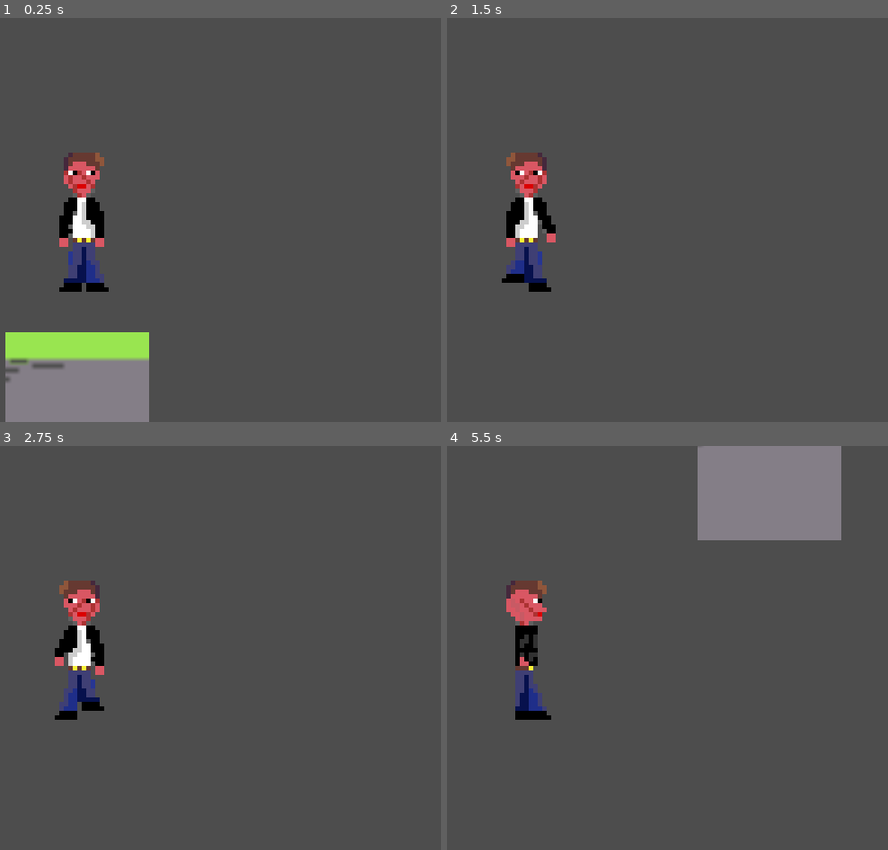
Above: before the commit, frames 1-4 (two rows, left to right).
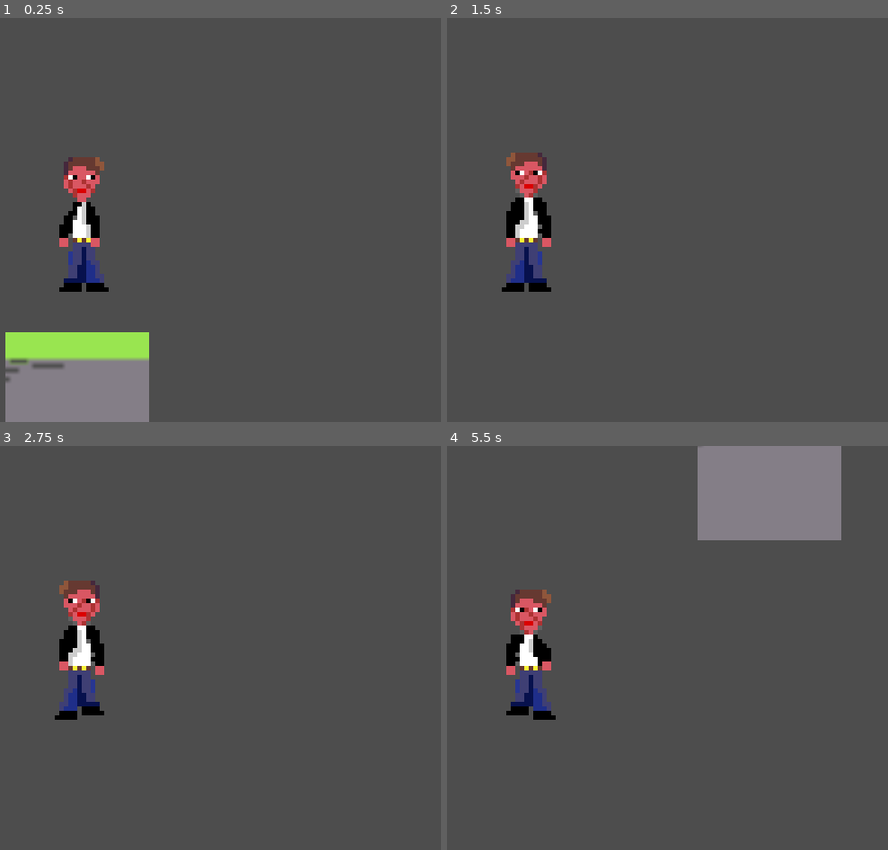
Above: after the commit, the same moments.

Repository: onlybiolo/Scheo_Game_Beta
Game: Godot game, scene res://Scena1.tscn
Two runs of this game, one before a commit and one after it. Both use one fixed random seed, a clock stepped at 60 frames per second and the inputs below.
Inputs:
- Up to frame 1 (0.25 s): no input
- Up to frame 2 (1.5 s): hold A (ui_right) 0.53-1.28 s; hold Shift (run) 0.53-1.28 s; tap C (crouch) at 0.6 s; hold S (ui_down) from 1.28 s (still down); tap Shift (run) at 1.35 s
- Up to frame 3 (2.75 s): tap C (crouch) at 1.55, 2.1 s; release S (ui_down) at 2.03 s; hold A (ui_right) from 2.03 s (still down); hold Shift (run) from 2.03 s (still down)
- Up to frame 4 (5.5 s): release A (ui_right) at 2.78 s; release Shift (run) at 2.78 s; hold W (ui_up) 2.78-3.53 s; tap Shift (run) at 2.85, 4.35 s; tap C (crouch) at 3.05, 3.6, 4.55, 5.1 s; hold Shift (run) 3.53-4.28 s; hold D (ui_left) 3.53-5.03 s; hold S (ui_down) from 5.03 s (still down); hold Shift (run) from 5.03 s (still down)

The runs differ from the first frame. In frame 1, 1.0% of the frame differs, in the area x 13-24%, y 33-57%; in frame 2, 0.4%; in frame 3, 0.3%; in frame 4, 2.2%, in the area x 13-25%, y 33-68%.

Commit message:
V0.1.1 - aggiunte altre animazioni

Diff:
--- a/Cash_Movement.gd
+++ b/Cash_Movement.gd
@@ -79,7 +79,7 @@
 	match last_direction:
 		"down": anim.play("idle_breathe_down")
 		"side": anim.play("idle_breathe_side")
-		"up":   pass  # niente breathe di schiena, torna idle normale
+		"up":   anim.play("idle_up_breathe")
 	await anim.animation_finished
 	is_breathing = false
 	idle_timer = 0.0
@@ -143,9 +143,9 @@
 # idle_side           — fermo, guarda di lato, dondolio leggero - done
 #
 # --- IDLE BREATHE (dopo 4 sec fermo) — 8 frame ---
-# idle_breathe_down   — respiro profondo frontale, più vivo dell'idle - to do
-# idle_breathe_side   — respiro profondo laterale - to do
-# (idle_up non ha breathe — di schiena non si vede su 32x32)
+# idle_breathe_down   — respiro profondo frontale, più vivo dell'idle - done
+# idle_breathe_side   — respiro profondo laterale - done
+# idle_up_breathe - done
 #
 # --- WALK (cammina) — 8 frame ---
 # walk_down           — ciclo camminata frontale, braccia oscillano - done
@@ -153,7 +153,7 @@
 # walk_side           — ciclo camminata laterale, braccia oscillano - done
 #
 # --- RUN (corre) — 6 frame ---
-# run_down            — corpo inclinato in avanti, stride ampio - to do
+# run_down            — corpo inclinato in avanti, stride ampio - done
 # run_up              — stesso di schiena, gambe più aperte - to do
 # run_side            — corpo inclinato, stride più largo del walk - to do
 #
--- a/Scena1.tscn
+++ b/Scena1.tscn
@@ -9,6 +9,10 @@
 [ext_resource type="Texture2D" uid="uid://bx81bb6o31qll" path="res://Sprites/Cash/Cash_idle_animation_back-export.png" id="4_dvpqm"]
 [ext_resource type="Texture2D" uid="uid://ceayailfgthbg" path="res://Sprites/Cash/idle_animation_side-export.png" id="4_lnxmp"]
 [ext_resource type="Texture2D" uid="uid://d3bu43akk6s14" path="res://Sprites/Cash/Scheo_walk_animation_back-Sheet.png" id="5_3e4jv"]
+[ext_resource type="Texture2D" uid="uid://bjyqgi6qsijbn" path="res://Sprites/Cash/idle_static_side.png" id="6_eey64"]
+[ext_resource type="Texture2D" uid="uid://cukluqicvs4p7" path="res://Sprites/Cash/cash_idle_static-Sheet.png" id="6_xf6r3"]
+[ext_resource type="Texture2D" uid="uid://vkywg4uhvbtj" path="res://Sprites/Cash/back_idle_static.png" id="8_a3lxg"]
+[ext_resource type="Texture2D" uid="uid://b40apsqtnbwdl" path="res://Sprites/Cash/running_front_cash-Sheet.png" id="10_kxnd8"]
 
 [sub_resource type="RectangleShape2D" id="RectangleShape2D_1tfox"]
 size = Vector2(32, 32)
@@ -77,6 +81,74 @@
 atlas = ExtResource("4_lnxmp")
 region = Rect2(64, 0, 32, 32)
 
+[sub_resource type="AtlasTexture" id="AtlasTexture_xfdc7"]
+atlas = ExtResource("6_xf6r3")
+region = Rect2(0, 0, 32, 32)
+
+[sub_resource type="AtlasTexture" id="AtlasTexture_533db"]
+atlas = ExtResource("6_xf6r3")
+region = Rect2(32, 0, 32, 32)
+
+[sub_resource type="AtlasTexture" id="AtlasTexture_p7qqq"]
+atlas = ExtResource("6_xf6r3")
+region = Rect2(64, 0, 32, 32)
+
+[sub_resource type="AtlasTexture" id="AtlasTexture_m0bt2"]
+atlas = ExtResource("6_xf6r3")
+region = Rect2(96, 0, 32, 32)
+
+[sub_resource type="AtlasTexture" id="AtlasTexture_1dlxv"]
+atlas = ExtResource("6_xf6r3")
+region = Rect2(128, 0, 32, 32)
+
+[sub_resource type="AtlasTexture" id="AtlasTexture_wpsyu"]
+atlas = ExtResource("6_xf6r3")
+region = Rect2(160, 0, 32, 32)
+
+[sub_resource type="AtlasTexture" id="AtlasTexture_sed5o"]
+atlas = ExtResource("6_eey64")
+region = Rect2(0, 0, 32, 32)
+
+[sub_resource type="AtlasTexture" id="AtlasTexture_07vxj"]
+atlas = ExtResource("6_eey64")
+region = Rect2(64, 0, 32, 32)
+
+[sub_resource type="AtlasTexture" id="AtlasTexture_pyj1v"]
+atlas = ExtResource("8_a3lxg")
+region = Rect2(0, 0, 32, 32)
+
+[sub_resource type="AtlasTexture" id="AtlasTexture_tl3nx"]
+atlas = ExtResource("8_a3lxg")
+region = Rect2(32, 0, 32, 32)
+
+[sub_resource type="AtlasTexture" id="AtlasTexture_lajck"]
+atlas = ExtResource("8_a3lxg")
+region = Rect2(64, 0, 32, 32)
+
+[sub_resource type="AtlasTexture" id="AtlasTexture_24xet"]
+atlas = ExtResource("8_a3lxg")
+region = Rect2(96, 0, 32, 32)
+
+[sub_resource type="AtlasTexture" id="AtlasTexture_y2c7y"]
+atlas = ExtResource("8_a3lxg")
+region = Rect2(128, 0, 32, 32)
+
+[sub_resource type="AtlasTexture" id="AtlasTexture_fmtso"]
+atlas = ExtResource("8_a3lxg")
+region = Rect2(160, 0, 32, 32)
+
+[sub_resource type="AtlasTexture" id="AtlasTexture_c3kuc"]
+atlas = ExtResource("8_a3lxg")
+region = Rect2(192, 0, 32, 32)
+
+[sub_resource type="AtlasTexture" id="AtlasTexture_887q0"]
+atlas = ExtResource("8_a3lxg")
+region = Rect2(224, 0, 32, 32)
+
+[sub_resource type="AtlasTexture" id="AtlasTexture_hkrnb"]
+atlas = ExtResource("8_a3lxg")
+region = Rect2(256, 0, 32, 32)
+
 [sub_resource type="AtlasTexture" id="AtlasTexture_vfn8q"]
 atlas = ExtResource("4_dvpqm")
 region = Rect2(0, 0, 32, 32)
@@ -88,6 +160,82 @@
 [sub_resource type="AtlasTexture" id="AtlasTexture_3jl1j"]
 atlas = ExtResource("4_dvpqm")
 region = Rect2(64, 0, 32, 32)
+
+[sub_resource type="AtlasTexture" id="AtlasTexture_pgort"]
+atlas = ExtResource("10_kxnd8")
+region = Rect2(0, 0, 32, 32)
+
+[sub_resource type="AtlasTexture" id="AtlasTexture_st1l0"]
+atlas = ExtResource("10_kxnd8")
+region = Rect2(32, 0, 32, 32)
+
+[sub_resource type="AtlasTexture" id="AtlasTexture_0p6vi"]
+atlas = ExtResource("10_kxnd8")
+region = Rect2(64, 0, 32, 32)
+
+[sub_resource type="AtlasTexture" id="AtlasTexture_wnmq0"]
+atlas = ExtResource("10_kxnd8")
+region = Rect2(96, 0, 32, 32)
+
+[sub_resource type="AtlasTexture" id="AtlasTexture_un4la"]
+atlas = ExtResource("10_kxnd8")
+region = Rect2(128, 0, 32, 32)
+
+[sub_resource type="AtlasTexture" id="AtlasTexture_fci30"]
+atlas = ExtResource("10_kxnd8")
+region = Rect2(160, 0, 32, 32)
+
+[sub_resource type="AtlasTexture" id="AtlasTexture_u5twu"]
+atlas = ExtResource("10_kxnd8")
+region = Rect2(192, 0, 32, 32)
+
+[sub_resource type="AtlasTexture" id="AtlasTexture_c5q5n"]
+atlas = ExtResource("10_kxnd8")
+region = Rect2(224, 0, 32, 32)
+
+[sub_resource type="AtlasTexture" id="AtlasTexture_oyegs"]
+atlas = ExtResource("10_kxnd8")
+region = Rect2(256, 0, 32, 32)
+
+[sub_resource type="AtlasTexture" id="AtlasTexture_1h4i1"]
+atlas = ExtResource("10_kxnd8")
+region = Rect2(288, 0, 32, 32)
+
+[sub_resource type="AtlasTexture" id="AtlasTexture_8hkfu"]
+atlas = ExtResource("10_kxnd8")
+region = Rect2(320, 0, 32, 32)
+
+[sub_resource type="AtlasTexture" id="AtlasTexture_njx6a"]
+atlas = ExtResource("10_kxnd8")
+region = Rect2(352, 0, 32, 32)
+
+[sub_resource type="AtlasTexture" id="AtlasTexture_4xrju"]
+atlas = ExtResource("10_kxnd8")
+region = Rect2(384, 0, 32, 32)
+
+[sub_resource type="AtlasTexture" id="AtlasTexture_r51t6"]
+atlas = ExtResource("10_kxnd8")
+region = Rect2(416, 0, 32, 32)
+
+[sub_resource type="AtlasTexture" id="AtlasTexture_e1jes"]
+atlas = ExtResource("10_kxnd8")
+region = Rect2(448, 0, 32, 32)
+
+[sub_resource type="AtlasTexture" id="AtlasTexture_b1nej"]
+atlas = ExtResource("10_kxnd8")
+region = Rect2(480, 0, 32, 32)
+
+[sub_resource type="AtlasTexture" id="AtlasTexture_8qm3y"]
+atlas = ExtResource("10_kxnd8")
+region = Rect2(512, 0, 32, 32)
+
+[sub_resource type="AtlasTexture" id="AtlasTexture_vax6o"]
+atlas = ExtResource("10_kxnd8")
+region = Rect2(544, 0, 32, 32)
+
+[sub_resource type="AtlasTexture" id="AtlasTexture_n4ryl"]
+atlas = ExtResource("10_kxnd8")
+region = Rect2(576, 0, 32, 32)
 
 [sub_resource type="AtlasTexture" id="AtlasTexture_imglc"]
 atlas = ExtResource("4_7jabc")
@@ -212,43 +360,171 @@
 "duration": 1.0,
 "texture": SubResource("AtlasTexture_6oxcm")
 }],
+"loop": false,
+"name": &"idle_breathe_down",
+"speed": 3.0
+}, {
+"frames": [{
+"duration": 1.0,
+"texture": SubResource("AtlasTexture_ib8fm")
+}, {
+"duration": 1.0,
+"texture": SubResource("AtlasTexture_a3n80")
+}, {
+"duration": 1.0,
+"texture": SubResource("AtlasTexture_ib8fm")
+}, {
+"duration": 1.0,
+"texture": SubResource("AtlasTexture_g01yv")
+}],
+"loop": false,
+"name": &"idle_breathe_side",
+"speed": 3.0
+}, {
+"frames": [{
+"duration": 1.0,
+"texture": SubResource("AtlasTexture_xfdc7")
+}, {
+"duration": 1.0,
+"texture": SubResource("AtlasTexture_533db")
+}, {
+"duration": 1.0,
+"texture": SubResource("AtlasTexture_p7qqq")
+}, {
+"duration": 1.0,
+"texture": SubResource("AtlasTexture_m0bt2")
+}, {
+"duration": 1.0,
+"texture": SubResource("AtlasTexture_1dlxv")
+}, {
+"duration": 1.0,
+"texture": SubResource("AtlasTexture_wpsyu")
+}],
 "loop": true,
 "name": &"idle_down",
-"speed": 3.0
-}, {
-"frames": [{
-"duration": 1.0,
-"texture": SubResource("AtlasTexture_ib8fm")
-}, {
-"duration": 1.0,
-"texture": SubResource("AtlasTexture_a3n80")
-}, {
-"duration": 1.0,
-"texture": SubResource("AtlasTexture_ib8fm")
-}, {
-"duration": 1.0,
-"texture": SubResource("AtlasTexture_g01yv")
+"speed": 2.0
+}, {
+"frames": [{
+"duration": 1.0,
+"texture": SubResource("AtlasTexture_sed5o")
+}, {
+"duration": 1.0,
+"texture": SubResource("AtlasTexture_07vxj")
 }],
 "loop": true,
 "name": &"idle_side",
-"speed": 3.0
-}, {
-"frames": [{
-"duration": 1.0,
-"texture": SubResource("AtlasTexture_vfn8q")
-}, {
-"duration": 1.0,
-"texture": SubResource("AtlasTexture_471b8")
-}, {
-"duration": 1.0,
-"texture": SubResource("AtlasTexture_vfn8q")
-}, {
-"duration": 1.0,
-"texture": SubResource("AtlasTexture_3jl1j")
+"speed": 0.5
+}, {
+"frames": [{
+"duration": 1.0,
+"texture": SubResource("AtlasTexture_pyj1v")
+}, {
+"duration": 1.0,
+"texture": SubResource("AtlasTexture_tl3nx")
+}, {
+"duration": 1.0,
+"texture": SubResource("AtlasTexture_lajck")
+}, {
+"duration": 1.0,
+"texture": SubResource("AtlasTexture_24xet")
+}, {
+"duration": 1.0,
+"texture": SubResource("AtlasTexture_y2c7y")
+}, {
+"duration": 1.0,
+"texture": SubResource("AtlasTexture_fmtso")
+}, {
+"duration": 1.0,
+"texture": SubResource("AtlasTexture_c3kuc")
+}, {
+"duration": 1.0,
+"texture": SubResource("AtlasTexture_887q0")
+}, {
+"duration": 1.0,
+"texture": SubResource("AtlasTexture_hkrnb")
 }],
 "loop": true,
 "name": &"idle_up",
-"speed": 3.0
+"speed": 2.0
+}, {
+"frames": [{
+"duration": 1.0,
+"texture": SubResource("AtlasTexture_vfn8q")
+}, {
+"duration": 1.0,
+"texture": SubResource("AtlasTexture_471b8")
+}, {
+"duration": 1.0,
+"texture": SubResource("AtlasTexture_vfn8q")
+}, {
+"duration": 1.0,
+"texture": SubResource("AtlasTexture_3jl1j")
+}],
+"loop": false,
+"name": &"idle_up_breathe",
+"speed": 2.0
+}, {
+"frames": [{
+"duration": 1.0,
+"texture": SubResource("AtlasTexture_pgort")
+}, {
+"duration": 1.0,
+"texture": SubResource("AtlasTexture_st1l0")
+}, {
+"duration": 1.0,
+"texture": SubResource("AtlasTexture_0p6vi")
+}, {
+"duration": 1.0,
+"texture": SubResource("AtlasTexture_wnmq0")
+}, {
+"duration": 1.0,
+"texture": SubResource("AtlasTexture_un4la")
+}, {
+"duration": 1.0,
+"texture": SubResource("AtlasTexture_fci30")
+}, {
+"duration": 1.0,
+"texture": SubResource("AtlasTexture_u5twu")
+}, {
+"duration": 1.0,
+"texture": SubResource("AtlasTexture_c5q5n")
+}, {
+"duration": 1.0,
+"texture": SubResource("AtlasTexture_oyegs")
+}, {
+"duration": 1.0,
+"texture": SubResource("AtlasTexture_1h4i1")
+}, {
+"duration": 1.0,
+"texture": SubResource("AtlasTexture_8hkfu")
+}, {
+"duration": 1.0,
+"texture": SubResource("AtlasTexture_njx6a")
+}, {
+"duration": 1.0,
+"texture": SubResource("AtlasTexture_4xrju")
+}, {
+"duration": 1.0,
+"texture": SubResource("AtlasTexture_r51t6")
+}, {
+"duration": 1.0,
+"texture": SubResource("AtlasTexture_e1jes")
+}, {
+"duration": 1.0,
+"texture": SubResource("AtlasTexture_b1nej")
+}, {
+"duration": 1.0,
+"texture": SubResource("AtlasTexture_8qm3y")
+}, {
+"duration": 1.0,
+"texture": SubResource("AtlasTexture_vax6o")
+}, {
+"duration": 1.0,
+"texture": SubResource("AtlasTexture_n4ryl")
+}],
+"loop": true,
+"name": &"run_down",
+"speed": 18.0
 }, {
 "frames": [{
 "duration": 1.0,
@@ -372,7 +648,7 @@
 [node name="Player" type="AnimatedSprite2D" parent="CharacterBody2D" unique_id=1008647551]
 texture_filter = 1
 sprite_frames = SubResource("SpriteFrames_3e4jv")
-animation = &"crouch_up_side"
+animation = &"run_down"
 
 [node name="Camera2D" type="Camera2D" parent="CharacterBody2D/Player" unique_id=874296523]
 zoom = Vector2(8, 8)
Binary file added: Sprites/Cash/back_idle_static.png
Binary file added: Sprites/Cash/cash_idle_static-Sheet.png
Binary file added: Sprites/Cash/idle_static_side.png
Binary file added: Sprites/Cash/running_front_cash-Sheet.png
